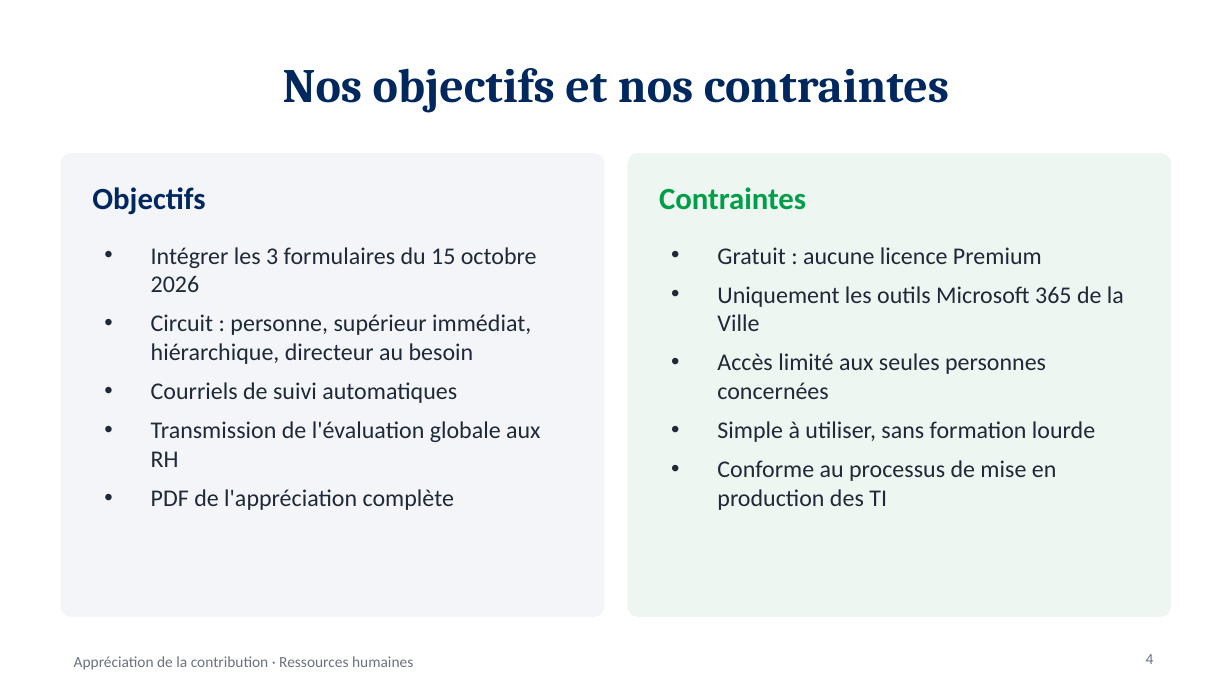
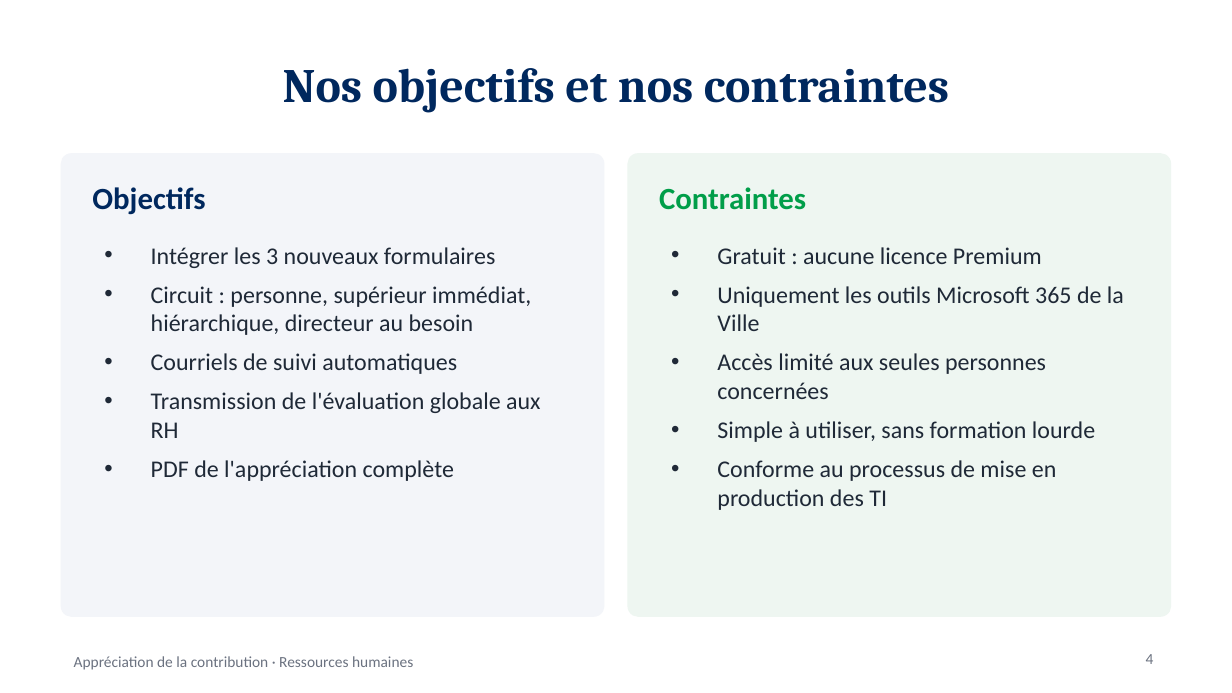
Before and after one commit to tazmustang/jsoncrack.com, a slide deck: slide 4 of powerapps/presentation/Presentation-Appreciation-contribution.pptx. Drawn at 1232x693 pixels with LibreOffice and Linux fonts; fonts in the diff are those of the drawing. Boxes give left, top, right and bottom in pixels: in the first picture for what was removed or moved away, otherwise in the second. Text is boxed around its words. In the diff, an @@ line names an element or a change of style, - is before the commit and + after.

```diff
--- a/powerapps/presentation/Presentation-Appreciation-contribution.pptx
+++ b/powerapps/presentation/Presentation-Appreciation-contribution.pptx
@@ text at [151, 247, 495, 268]: text changed @@
-• Intégrer les 3 formulaires du 15 octobre 2026
+• Intégrer les 3 nouveaux formulaires
```
Also in this commit, not shown: 23 other files.
